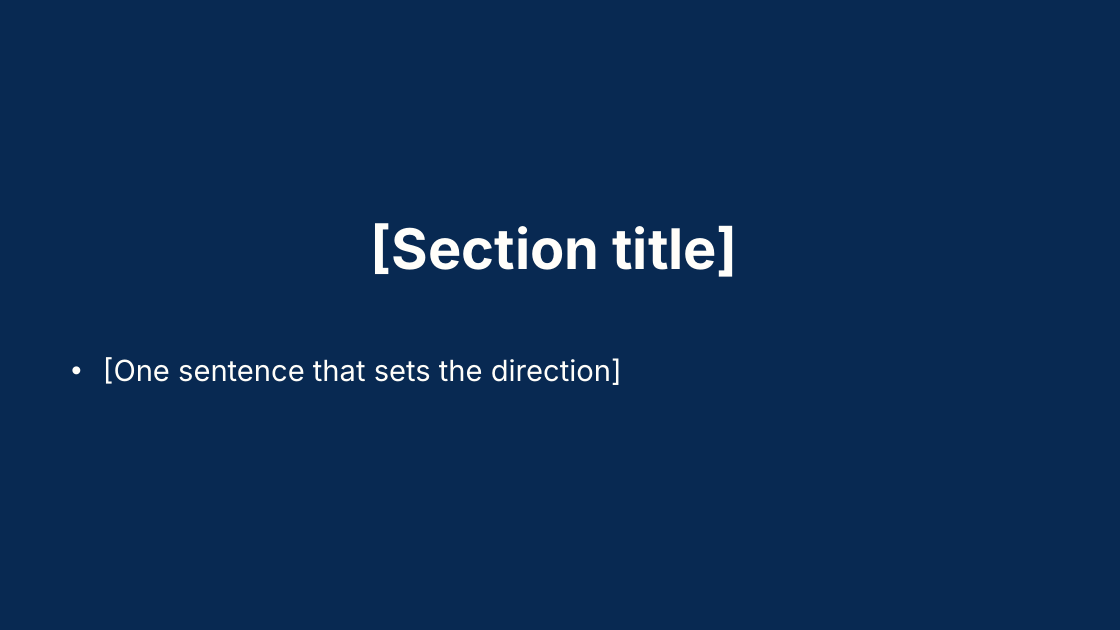
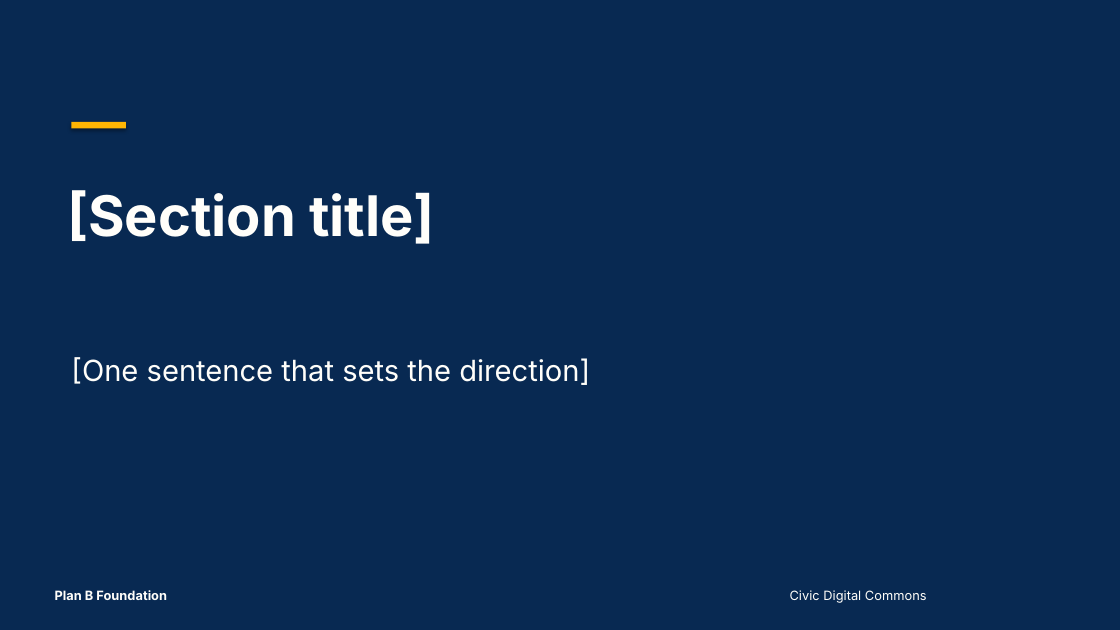
Before and after one commit to LuganoPlanB/branding, a slide deck: slide 2 of slides/planb-starter.pptx. Drawn at 1120x630 pixels with LibreOffice and Linux fonts; fonts in the diff are those of the drawing. Boxes give left, top, right and bottom in pixels: in the first picture for what was removed or moved away, otherwise in the second. Text is boxed around its words. In the diff, an @@ line names an element or a change of style, - is before the commit and + after.

```diff
--- a/slides/planb-starter.pptx
+++ b/slides/planb-starter.pptx
@@ rectangle added at box(71, 122, 126, 129), fill #FFB604 @@
@@ title "[Section title]" at box(67, 190, 434, 244): alignment centre to left; vertical alignment middle to top @@
@@ text "[One sentence that sets the ..." at box(71, 357, 590, 385): bullet • to none @@
@@ text added at box(55, 590, 167, 605), 11 pt, text #FFFEFA, bold @@
+Plan B Foundation
@@ text added at box(790, 590, 927, 603), 11 pt, text #FFFEFA @@
+Civic Digital Commons
```
Also in this commit, not shown: 9 other slides changed, 2 other files.
